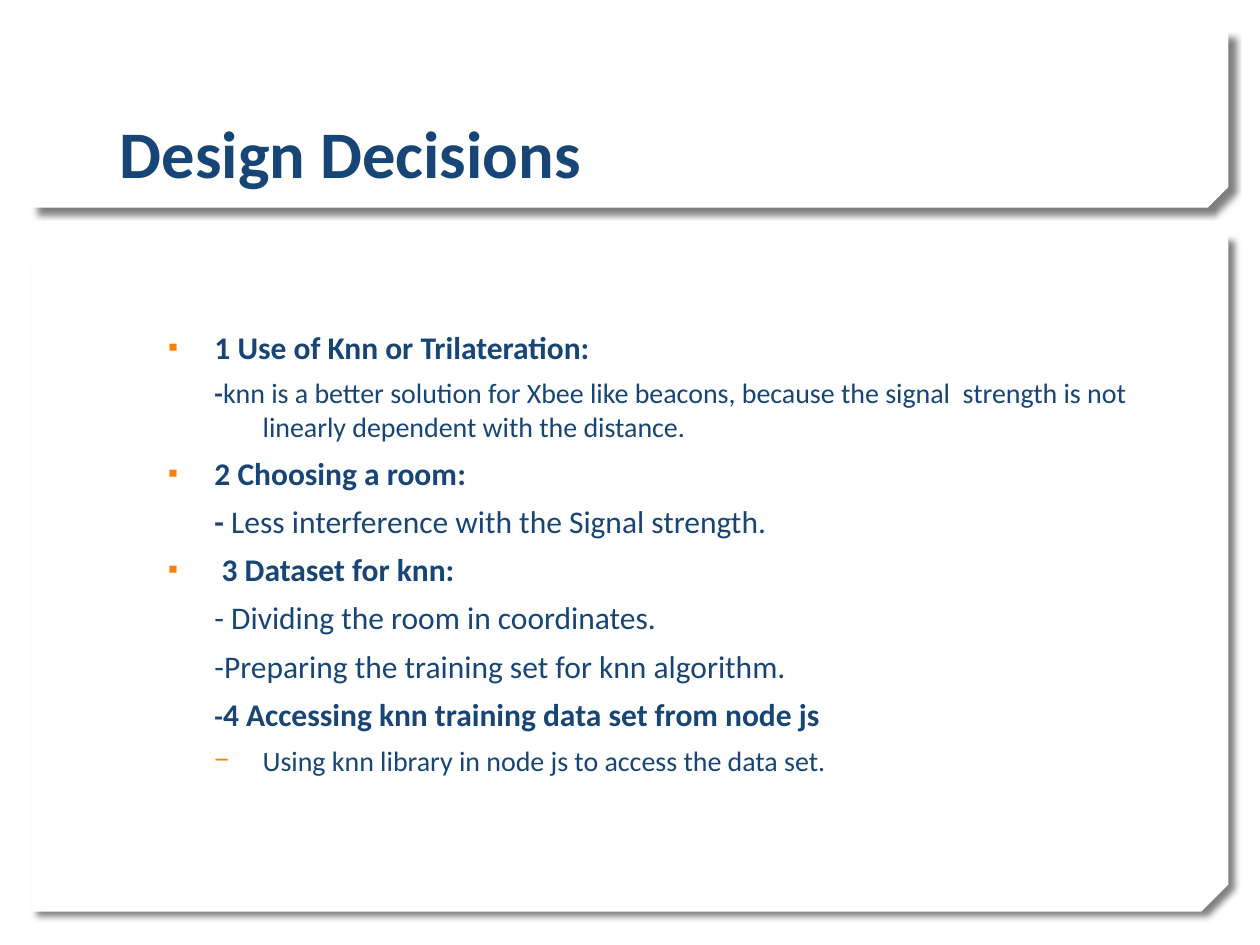
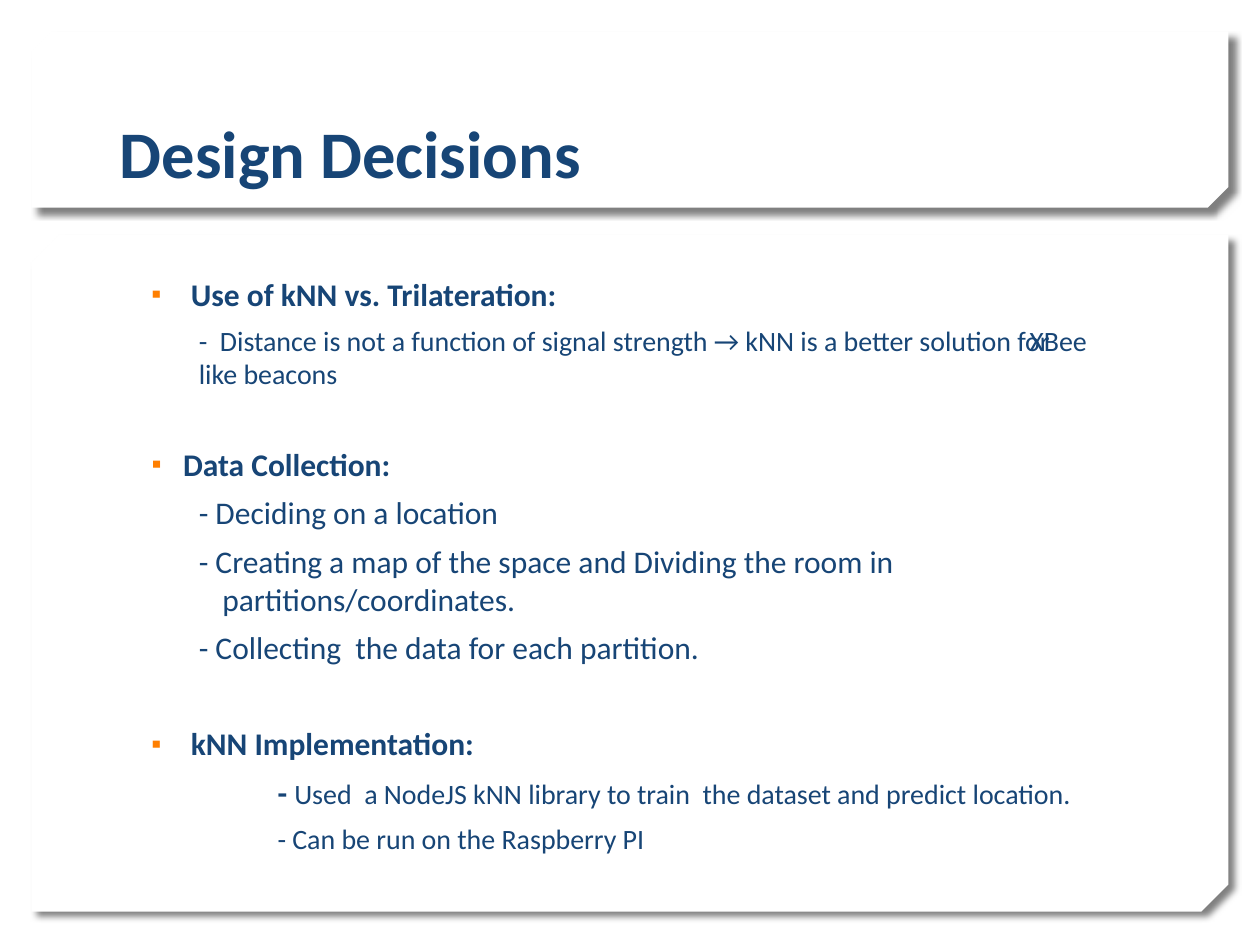
Before and after one commit to estherlu/EC544_Group4, a slide deck: slide 4 of challenge#5/Challenge5_Group4.pptx. Drawn at 1260x945 pixels with LibreOffice and Linux fonts; fonts in the diff are those of the drawing; background and template pictures are left out. Boxes give left, top, right and bottom in pixels: in the first picture for what was removed or moved away, otherwise in the second. Text is boxed around its words. In the diff, an @@ line names an element or a change of style, - is before the commit and + after.

```diff
--- a/challenge#5/Challenge5_Group4.pptx
+++ b/challenge#5/Challenge5_Group4.pptx
@@ text at (183, 284, 1086, 854): text changed @@
-  ▪ 1 Use of Knn or Trilateration:
-    -knn is a better solution for Xbee like beacons, because the signal strength is not linearly dependent with the distance.
-  ▪ 2 Choosing a room:
-  - Less interference with the Signal strength.
-  ▪ 3 Dataset for knn:
-  - Dividing the room in coordinates.
-  -Preparing the training set for knn algorithm.
-    -4 Accessing knn training data set from node js
-    − Using knn library in node js to access the data set.
+  ▪ Use of kNN vs. Trilateration:
+    - Distance is not a function of signal strength → kNN is a better solution for XBee like beacons
+    ▪ Data Collection:
+  - Deciding on a location
+  - Creating a map of the space and Dividing the room in partitions/coordinates.
+  - Collecting the data for each partition.
+  ▪ kNN Implementation:
+  - Used a NodeJS kNN library to train the dataset and predict location.
+  - Can be run on the Raspberry PI
```
Also in this commit, not shown: 4 other slides changed, 25 other files.
